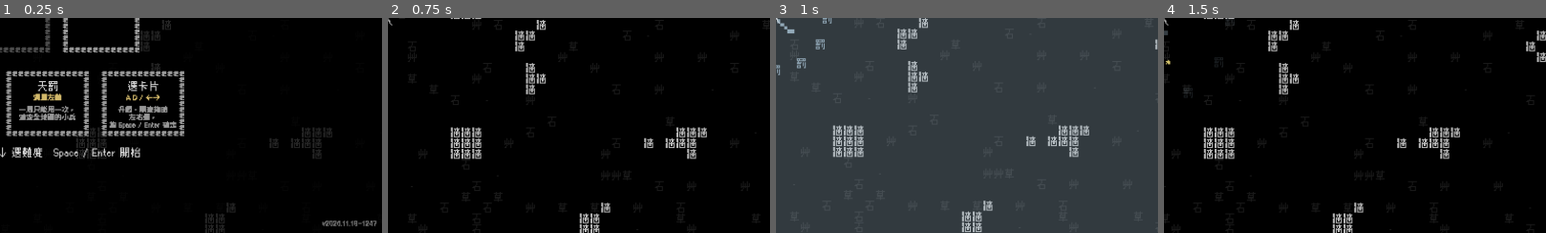
Above: before the commit, frames 1-4 (left to right).
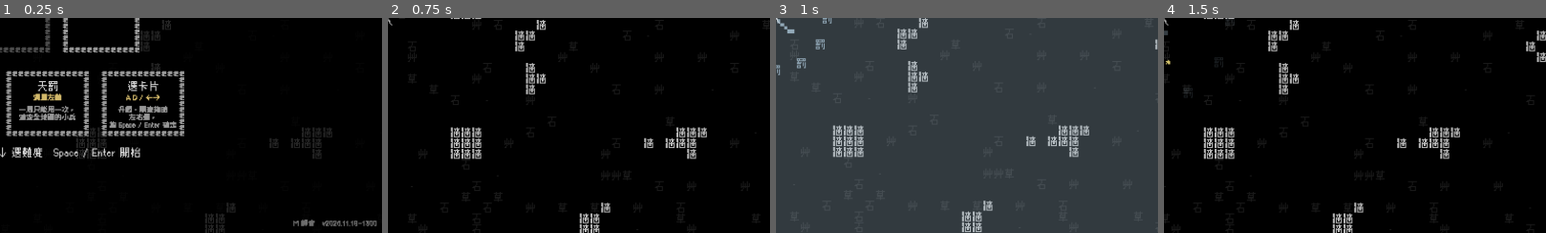
Above: after the commit, the same moments.

Repository: Scottcw1006/text-survivors
Game: Godot game, scene res://main.tscn
Two runs of this game, one before a commit and one after it. Both use one fixed random seed, a clock stepped at 60 frames per second and the inputs below.
Inputs (mouse positions are % of the whole screen's width and height, from its top left):
- Up to frame 1 (0.25 s): no input
- Up to frame 2 (0.75 s): tap Enter at 0.5 s; move the mouse to (72, 45) at 0.52 s; hold Right (move_right) from 0.53 s (still down); tap Space (confirm) at 0.6 s
- Up to frame 3 (1 s): keep holding Right (move_right); click (72, 45) at 0.8 s
- Up to frame 4 (1.5 s): release Right (move_right) at 1.25 s; drag from (30, 55) to (45, 70) at 1.27 s
The pictures show only the part of the screen within x 50-100%, y 50-100%; the shares and areas given below are measured in that part.

The runs differ from the first frame. In frame 1, 0.2% of the frame differs, in the area x 76-99%, y 93-97%; in frame 2, nothing differs; in frame 3, nothing differs; in frame 4, nothing differs.

Commit message:
加入 8-bit 音樂與音效（程式合成）、M 鍵與手機「音」按鍵靜音
Co-Authored-By: Claude Opus 5.5 <noreply@anthropic.com>

Diff:
--- /dev/null
+++ b/game_audio.gd
@@ -0,0 +1,90 @@
+class_name GameAudio
+extends Node
+## 音樂與音效。檔案在 audio/，由 tools/gen_audio.py 產生。
+## - play("hit")：播一個音效，同一個音效太密集時會略過（很多敵人同時被打不會吵成一團）
+## - play_music("main")：換背景音樂（會循環）
+## - 靜音：toggle_mute()，重開一局也會記得（直接靜音整個 Master bus）
+
+const POOL_SIZE := 16
+const MUSIC_DB := -12.0
+## 每個音效的音量（dB）和最短間隔（秒），沒寫的就是 0 dB、不限制
+const SFX_SETTINGS := {
+	"shoot": [-12.0, 0.04],
+	"slash": [-6.0, 0.04],
+	"wave": [-9.0, 0.05],
+	"hit": [-12.0, 0.06],
+	"kill": [-9.0, 0.05],
+	"gold": [-12.0, 0.04],
+	"block": [-8.0, 0.06],
+	"explode": [-4.0, 0.1],
+	"ui_move": [-8.0, 0.0],
+}
+
+var _streams := {}
+var _last_played := {}
+var _pool: Array[AudioStreamPlayer] = []
+var _next := 0
+var _music: AudioStreamPlayer
+var _music_name := ""
+
+
+func _ready() -> void:
+	process_mode = Node.PROCESS_MODE_ALWAYS
+	for i in POOL_SIZE:
+		var p := AudioStreamPlayer.new()
+		add_child(p)
+		_pool.append(p)
+	_music = AudioStreamPlayer.new()
+	_music.volume_db = MUSIC_DB
+	_music.finished.connect(func() -> void: _music.play())   # 播完再從頭播（保險，正常會自己循環）
+	add_child(_music)
+
+
+func _stream(path: String) -> AudioStream:
+	if not _streams.has(path):
+		_streams[path] = load(path) if ResourceLoader.exists(path) else null
+	return _streams[path]
+
+
+func play(sfx: String, pitch_jitter := 0.06) -> void:
+	var setting: Array = SFX_SETTINGS.get(sfx, [0.0, 0.0])
+	var now := Time.get_ticks_msec() / 1000.0
+	if now - float(_last_played.get(sfx, -99.0)) < setting[1]:
+		return
+	var stream := _stream("res://audio/sfx_%s.wav" % sfx)
+	if stream == null:
+		return
+	_last_played[sfx] = now
+	var p := _pool[_next]
+	_next = (_next + 1) % POOL_SIZE
+	p.stream = stream
+	p.volume_db = setting[0]
+	p.pitch_scale = 1.0 + randf_range(-pitch_jitter, pitch_jitter)
+	p.play()
+
+
+func play_music(track: String) -> void:
+	if track == _music_name and _music.playing:
+		return
+	_music_name = track
+	var stream := _stream("res://audio/music_%s.wav" % track) as AudioStreamWAV
+	if stream == null:
+		return
+	stream.loop_mode = AudioStreamWAV.LOOP_FORWARD
+	stream.loop_begin = 0
+	stream.loop_end = int(stream.get_length() * stream.mix_rate)
+	_music.stream = stream
+	_music.play()
+
+
+func stop_music() -> void:
+	_music_name = ""
+	_music.stop()
+
+
+static func is_muted() -> bool:
+	return AudioServer.is_bus_mute(0)
+
+
+static func toggle_mute() -> void:
+	AudioServer.set_bus_mute(0, not AudioServer.is_bus_mute(0))
--- a/main.gd
+++ b/main.gd
@@ -375,6 +375,7 @@
 var menu_label: Label
 var level_cards: UpgradeCards       # 升級卡片畫面
 var touch: TouchControls            # 手機觸控（虛擬搖桿、技/天按鍵）
+var audio: GameAudio                # 音樂與音效
 var is_touch := false               # 有觸控螢幕就開手機操作
 var rotate_hint: ColorRect          # 手機直拿時的「請轉橫」提示
 var final_frame: Control            # 決戰時整個畫面外圍的一圈紅色「戰」
@@ -383,6 +384,10 @@
 func _ready() -> void:
 	font = _load_pixel_font()
 	Glyph.font = font
+
+	audio = GameAudio.new()
+	add_child(audio)
+	audio.play_music("main")
 
 	terrain = Terrain.new()
 	terrain.font = font
@@ -426,6 +431,8 @@
 
 func _process(delta: float) -> void:
 	_update_feedback(delta)
+	if Input.is_action_just_pressed("mute"):
+		toggle_mute()
 	match state:
 		State.SELECT:
 			_process_select()
@@ -522,6 +529,7 @@
 		"confirm": [KEY_SPACE, KEY_ENTER, KEY_KP_ENTER],  # 選單確定：Space 左手就按得到，Enter 也可以
 		"toggle_mode": [KEY_TAB],    # 選角畫面切換手機／電腦操作
 		"pause": [KEY_ESCAPE],       # 遊戲中暫停／繼續
+		"mute": [KEY_M],             # 靜音／取消靜音（任何時候都可以）
 	}
 	for action: String in keys:
 		if InputMap.has_action(action):
@@ -553,10 +561,12 @@
 	elif Input.is_action_just_pressed("move_right"):
 		step = 1
 	if step != 0:
+		audio.play("ui_move")
 		character = posmod(character + step, CHARACTERS.size())
 		player.set_text(CHARACTERS[character].glyph)
 		_show_select()
 	if Input.is_action_just_pressed("confirm"):
+		audio.play("ui_ok")
 		last_character = character
 		if _is_blade():
 			bullet_lv = 0   # 刀一開始沒有斬擊波，第一次拿「彈」就是斬擊波 Lv1
@@ -568,6 +578,9 @@
 
 
 func _show_select() -> void:
+	if hud_version != null:
+		var ver: String = preload("res://version.gd").TEXT
+		hud_version.text = ver if is_touch else "M 靜音　" + ver
 	var cards := []
 	for c: Dictionary in CHARACTERS:
 		var desc: String = c.desc.replace("Shift", "技") if is_touch else c.desc
@@ -596,7 +609,10 @@
 
 
 func set_difficulty(i: int) -> void:
-	difficulty = clampi(i, 0, DIFFICULTIES.size() - 1)
+	var d := clampi(i, 0, DIFFICULTIES.size() - 1)
+	if d != difficulty:
+		audio.play("ui_move")
+	difficulty = d
 	_show_select()
 
 
@@ -625,6 +641,7 @@
 ## 暫停／繼續：整個遊戲停住（連飛散的字、斬擊特效也停），畫面蓋一層「暫停」
 func _set_paused(on: bool) -> void:
 	state = State.PAUSED if on else State.PLAYING
+	audio.play("pause")
 	for child in get_children():
 		if child is TextParticles or child is SlashFx:
 			child.process_mode = Node.PROCESS_MODE_DISABLED if on else Node.PROCESS_MODE_INHERIT
@@ -633,6 +650,13 @@
 		menu_label.add_theme_font_size_override("font_size", 44)
 	else:
 		menu.visible = false
+	if touch != null:
+		touch.refresh()
+
+
+## 靜音切換（M 鍵、手機的「音」按鍵）
+func toggle_mute() -> void:
+	GameAudio.toggle_mute()
 	if touch != null:
 		touch.refresh()
 
@@ -683,6 +707,7 @@
 
 ## 手機點了第 i 張卡片（還沒確定，只是選它）
 func touch_select(i: int) -> void:
+	audio.play("ui_move")
 	match state:
 		State.SELECT:
 			character = i
@@ -742,6 +767,7 @@
 func _hurt_player(amount: int) -> void:
 	if not _player_vulnerable():
 		return
+	audio.play("hurt")
 	hp -= amount
 	invincible = INVINCIBLE_TIME
 	_shake(10.0)
@@ -793,6 +819,7 @@
 	skill_time = skill_duration
 	invincible = 0.0
 	player.modulate.a = 1.0
+	audio.play("jump" if _is_blade() else "dash")
 
 
 func _step_skill(delta: float) -> void:
@@ -823,6 +850,7 @@
 
 ## 刀落地：三格內的敵人瞬殺（王只吃重傷害）
 func _land() -> void:
+	audio.play("land")
 	land_grace = LAND_GRACE
 	for e: Enemy in enemies.duplicate():
 		if e.position.distance_to(player.position) > JUMP_LAND_RANGE + e.radius:
@@ -850,6 +878,8 @@
 ## 三分鐘到：出現最終王（兩隻王、一隻大弓），打倒全部才算贏；之後不再掉金、不再出寶箱
 func _start_final_phase() -> void:
 	final_phase = true
+	audio.play("final")
+	audio.play_music("final")
 	for i in FINAL_BOSSES.size():
 		var pos := _find_spawn_point()
 		if pos == Vector2.INF:
@@ -883,6 +913,7 @@
 		var bp := _find_spawn_point()
 		if bp != Vector2.INF:
 			_spawn_enemy("王", bp)
+			audio.play("boss")
 
 	spawn_cd -= delta
 	if spawn_cd > 0.0:
@@ -1047,6 +1078,7 @@
 func _damage_enemy(e: Enemy, amount: float, knock := Vector2.ZERO) -> void:
 	if _block_hit(e):
 		return
+	audio.play("hit")
 	var boss := e.is_boss
 	var num := particles.add(str(int(round(amount))),
 			e.position + Vector2(randf_range(-8, 8), -e.radius - 6.0),
@@ -1061,6 +1093,7 @@
 func _block_hit(e: Enemy) -> bool:
 	if not e.block_hit():
 		return false
+	audio.play("block")
 	var p := particles.add("無效", e.position + Vector2(0, -e.radius - 6.0),
 			Vector2(randf_range(-20, 20), -60), 0.45, 22, e.base_color)
 	p.drag = 2.0
@@ -1088,6 +1121,7 @@
 		return
 	enemies.erase(e)
 	final_bosses.erase(e)   # 決戰的王死了就從清單拿掉
+	audio.play("explode" if e.is_boss else "kill")
 	var cell: Array = grid.get(_cell(e.position), [])
 	cell.erase(e)
 	_shatter(e)
@@ -1126,6 +1160,7 @@
 	if target == null:
 		return
 	attack_cd = FIRE_INTERVAL * attack_mult
+	audio.play("shoot")
 	var dir := (target.position - player.position).normalized()
 	var muzzle := player.position + dir * MUZZLE_DIST
 	# 開槍動畫：主角往後一縮，槍口冒出「砰」
@@ -1181,6 +1216,7 @@
 	if target == null:
 		return
 	attack_cd = SLASH_INTERVAL * attack_mult
+	audio.play("slash")
 	var facing := (target.position - player.position).angle()
 	var big := slash_range + COMBO_GROW
 
@@ -1350,6 +1386,7 @@
 
 
 func _launch_wave(angle: float, big: bool, reach: float, speed: float) -> void:
+	audio.play("wave")
 	var w := Wave.new()
 	w.dir = Vector2.from_angle(angle)
 	w.big = big
@@ -1396,6 +1433,7 @@
 
 ## 空間斬擊：在敵人身上直接出現一圈斬擊打一次（無視牆），之後留 0.5 秒殘影但不再造成傷害
 func _rift(pos: Vector2) -> void:
+	audio.play("wave")
 	var fx := SlashFx.new().setup(randf() * TAU, TAU, RIFT_RADIUS, false)
 	fx.linger = RIFT_TIME
 	fx.color = COLOR_RIFT
@@ -1500,6 +1538,7 @@
 
 ## 爆旋：以主角為中心，半徑內的敵人全部吃一次爆炸傷害，外圈冒出一圈「爆」；Lv5 接著把刃射出去
 func _orbit_burst(r: float) -> void:
+	audio.play("explode")
 	for e: Enemy in _nearby_radius(player.position, r + 30.0):
 		var to := e.position - player.position
 		if to.length() <= r + e.radius:
@@ -1624,6 +1663,7 @@
 		if dist > pickup_range:
 			continue
 		if dist < PLAYER_RADIUS:
+			audio.play("gold")
 			gold += 1
 			_gain_xp(1)
 			g.queue_free()
@@ -1643,6 +1683,7 @@
 
 
 func _smite_all() -> void:
+	audio.play("smite")
 	for e: Enemy in enemies.duplicate():
 		if e.is_boss:
 			_damage_enemy(e, _damage() * BOSS_LAND_MULT)
@@ -1735,6 +1776,7 @@
 
 ## 打開寶箱：排一次「彈 / 刀」二選一
 func _open_chest(c: Chest) -> void:
+	audio.play("chest")
 	pending_power += 1
 	var pop := particles.add("寶", c.node.position, Vector2.ZERO, 0.3, GLYPH_SIZE, COLOR_CHEST)
 	pop.grow = 3.0
@@ -1783,9 +1825,11 @@
 	elif Input.is_action_just_pressed("move_right"):
 		step = 1
 	if step != 0:
+		audio.play("ui_move")
 		power_cursor = posmod(power_cursor + step, power_choices.size())
 		_show_power_up()
 	if Input.is_action_just_pressed("confirm"):
+		audio.play("ui_ok")
 		if power_choices[power_cursor] == "彈":
 			bullet_lv += 1
 		else:
@@ -1938,6 +1982,7 @@
 		return
 	pool.shuffle()
 	upgrade_choices = pool.slice(0, 3)
+	audio.play("level")
 	upgrade_cursor = 0
 	state = State.LEVEL_UP
 	player.modulate.a = 1.0
@@ -1959,9 +2004,11 @@
 	elif Input.is_action_just_pressed("move_right"):
 		step = 1
 	if step != 0:
+		audio.play("ui_move")
 		upgrade_cursor = posmod(upgrade_cursor + step, upgrade_choices.size())
 		_show_level_up()
 	if Input.is_action_just_pressed("confirm"):
+		audio.play("ui_ok")
 		_apply_upgrade(upgrade_choices[upgrade_cursor].id)
 		level_cards.visible = false
 		state = State.PLAYING
@@ -2260,6 +2307,8 @@
 
 func _end(result: State) -> void:
 	state = result
+	audio.stop_music()
+	audio.play("lose" if result == State.DEAD else "win")
 	_update_hud()
 	player.modulate.a = 1.0
 	var title := "你擊敗了最終王！"
--- a/touch_controls.gd
+++ b/touch_controls.gd
@@ -2,7 +2,7 @@
 extends Control
 ## 手機觸控操作（選角時選「手機」模式才有虛擬搖桿和按鍵）：
 ## - 遊戲中：手指在螢幕上拖曳 = 虛擬搖桿（從按下的地方開始算方向）
-## - 右下角兩顆虛擬按鍵：「技」= Shift，「天」= 滑鼠左鍵；右上角「停」= Esc 暫停
+## - 右下角兩顆虛擬按鍵：「技」= Shift，「天」= 滑鼠左鍵；右上角「停」= Esc 暫停、「音」= M 靜音
 ## - 選單：點卡片選它，再點一次已選的卡片 = 確定；結算畫面點「再來一局」按鈕
 ##   （選單用滑鼠點也可以，電腦模式也能用）
 ## 按鍵都是送出 InputEventAction，所以遊戲邏輯跟鍵盤共用同一套。
@@ -33,6 +33,10 @@
 
 func pause_center() -> Vector2:
 	return Vector2(size.x - 60.0, 150.0)
+
+
+func mute_center() -> Vector2:
+	return Vector2(size.x - 60.0, 230.0)
 
 
 func smite_center() -> Vector2:
@@ -74,6 +78,8 @@
 	if main.is_touch:
 		if pos.distance_to(pause_center()) < PAUSE_RADIUS * 1.4:
 			_press(finger, "pause")
+		elif pos.distance_to(mute_center()) < PAUSE_RADIUS * 1.4:
+			main.toggle_mute()
 		elif pos.distance_to(skill_center()) < SKILL_RADIUS * 1.2:
 			_press(finger, "skill")
 		elif pos.distance_to(smite_center()) < SMITE_RADIUS * 1.2:
@@ -173,6 +179,8 @@
 	_button(smite_center(), SMITE_RADIUS, "天", not main.smite_used, "smite")
 	# 停：暫停（手機沒有 Esc）
 	_button(pause_center(), PAUSE_RADIUS, "停", true, "pause", 33)
+	# 音：靜音開關（靜音時變暗）
+	_button(mute_center(), PAUSE_RADIUS, "音", not GameAudio.is_muted(), "mute", 33)
 
 
 func _button(center: Vector2, r: float, glyph: String, on: bool, action: String, glyph_size := 44) -> void:
--- a/version.gd
+++ b/version.gd
@@ -1,2 +1,2 @@
 ## 由 build_web.sh 自動產生，不要手改
-const TEXT := "v2026.11.18-1247"
+const TEXT := "v2026.11.18-1300"
Not shown, added: audio/music_final.wav.import
Not shown, added: audio/music_main.wav.import
Not shown, added: audio/sfx_block.wav.import
Not shown, added: audio/sfx_boss.wav.import
Not shown, added: audio/sfx_chest.wav.import
Not shown, added: audio/sfx_dash.wav.import
Not shown, added: audio/sfx_explode.wav.import
Not shown, added: audio/sfx_final.wav.import
Not shown, added: audio/sfx_gold.wav.import
Not shown, added: audio/sfx_hit.wav.import
Not shown, added: audio/sfx_hurt.wav.import
Not shown, added: audio/sfx_jump.wav.import
(and 49 more such lines)
